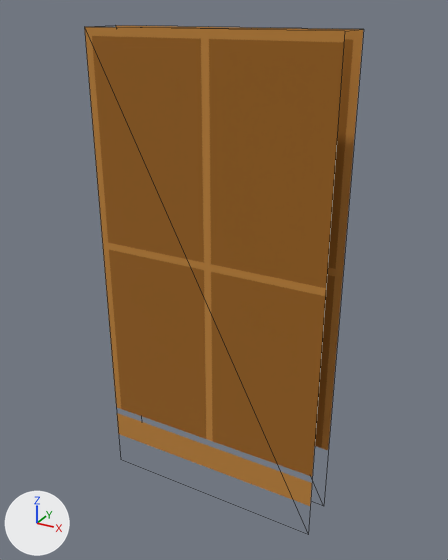
The glTF model Graphics/Models/BuildWall4.gltf, before and after one commit.
One viewpoint serves both versions: a 50 mm lens placed at (2.3, -4.04, 4.13), pointed at (0.04, 0.06, 2.08). The lights are fixed; the arrows at lower left show +X, +Y and +Z. Mesh edges are drawn as thin lines. Where no turn or scale is listed for an object, it has been applied to the vertices. Vertices at the same position are counted once.

Names of what the first picture shows: 'cuboid'.
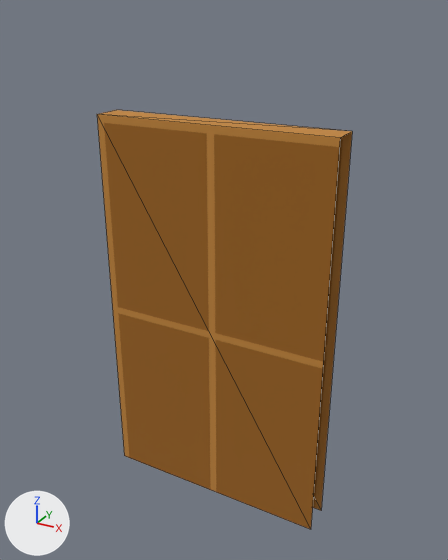
What differs and where, as boxes (x1, y1, x2, y2) in the pictures (448 x 560 px):
'cuboid', reshaped, moved (9% narrower, 13% shorter): before (85, 25, 364, 506); after (97, 110, 352, 529)

The change, as a list of edits to the scene's bpy script:
```text
Change me_mesh_0:
    used by ob_cuboid; location = (0.0, 0.0, 0.0)
    verts and faces of me_mesh_0; kept vertices keep their numbers, new ones are numbered from 8
    before: 0 (1.0, -0.19, 4.0) at pixel (344, 31), 1 (-1.0, -0.19, 4.0) at pixel (84, 26), 2 (1.0, -0.19, 0.0), 3 (-1.0, -0.19, 0.0), 4 (1.0, 0.19, 4.0) at pixel (363, 29)
    before: 5 (1.0, 0.19, 0.0), 6 (-1.0, 0.19, 4.0) at pixel (115, 25), 7 (-1.0, 0.19, 0.0)
    remove me_mesh_0.from_pydata(...)  # 8 vertices, 6 faces; spans x -1.0..1.0, y -0.19..0.19, z 0.0..4.0
    add me_mesh_0.from_pydata(...)  # 8 vertices, 6 faces; spans x -1.0..1.0, y -0.12..0.12, z -1.11..2.25
    me_mesh_0 part 1
    add delete_vertices([*range(0, 8)])  # with the faces that use them
    add verts[8] = (-1.0, -0.12, 2.25)  # pixel (96, 114)
    add verts[9] = (-1.0, 0.12, 2.25)  # pixel (116, 109)
    add verts[10] = (-1.0, -0.12, -1.11)  # pixel (124, 455)
    add verts[11] = (-1.0, 0.12, -1.11)
    add for new, old in zip([*range(12, 16)], [*range(8, 12)]): verts[new] = verts[old] + (2.0, 0.0, 0.0)
    add faces += [(8, 12, 13), (8, 13, 9), (8, 14, 12), (8, 10, 14), (9, 13, 15), (9, 15, 11)]
Change ob_cuboid:
    ob_cuboid.location: (0.0, 0.0, 0.0) -> (0.0, 0.0, 1.109)
```
